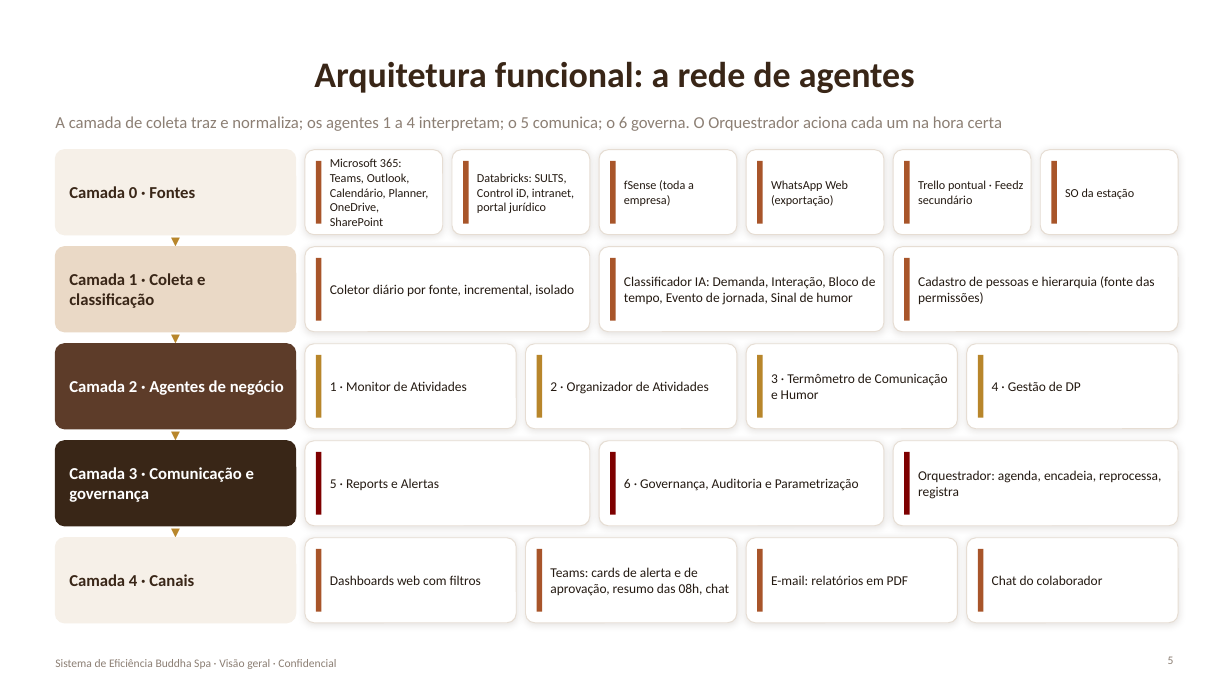
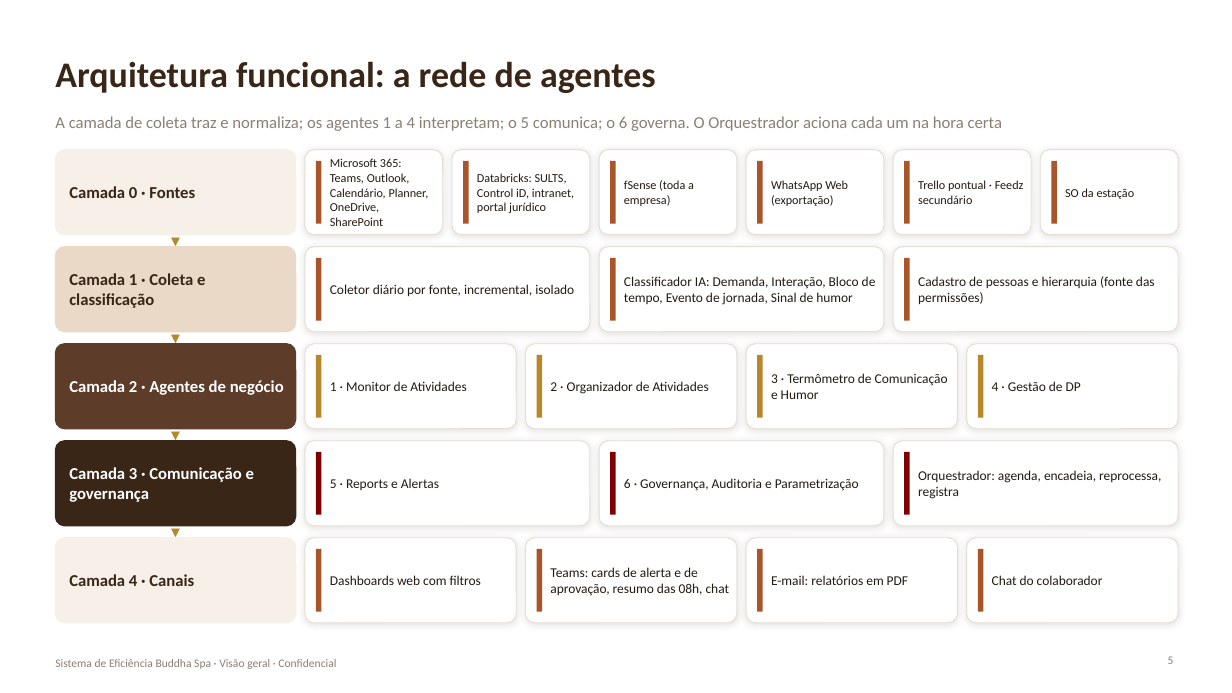
Before and after one commit to galbanesi1357/buddhaspa, a slide deck: slide 5 of docs/sistema-eficiencia/Sistema_Eficiencia_Buddha_Spa_Apresentacao_v1.pptx. Drawn at 1232x693 pixels with LibreOffice and Linux fonts; fonts in the diff are those of the drawing. Boxes give left, top, right and bottom in pixels: in the first picture for what was removed or moved away, otherwise in the second. Text is boxed around its words. In the diff, an @@ line names an element or a change of style, - is before the commit and + after.

```diff
--- a/docs/sistema-eficiencia/Sistema_Eficiencia_Buddha_Spa_Apresentacao_v1.pptx
+++ b/docs/sistema-eficiencia/Sistema_Eficiencia_Buddha_Spa_Apresentacao_v1.pptx
@@ title "Arquitetura funcional: a rede de ..." at [55, 61, 656, 93]: alignment centre to left @@
```
Also in this commit, not shown: 10 other slides changed, 2 other files.
